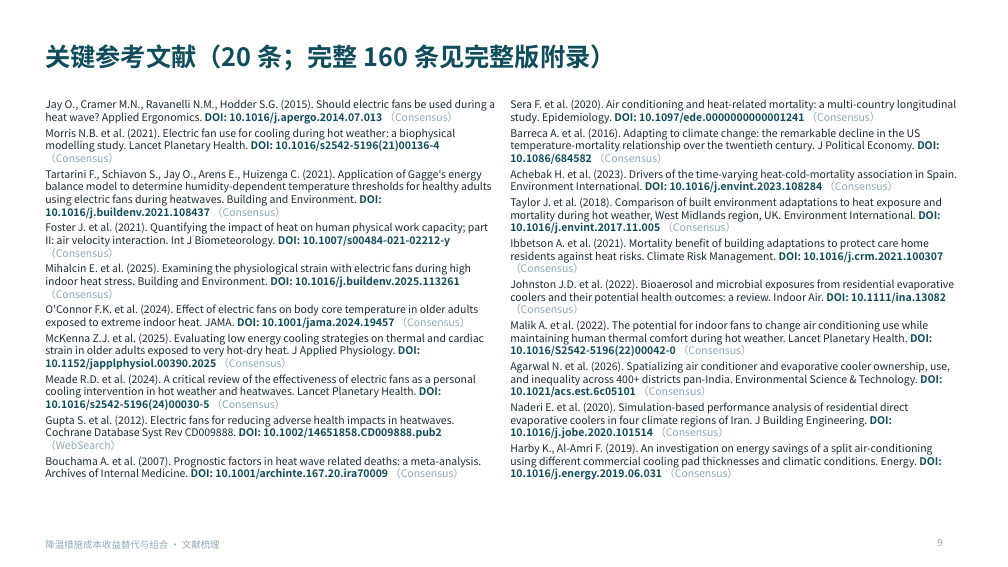
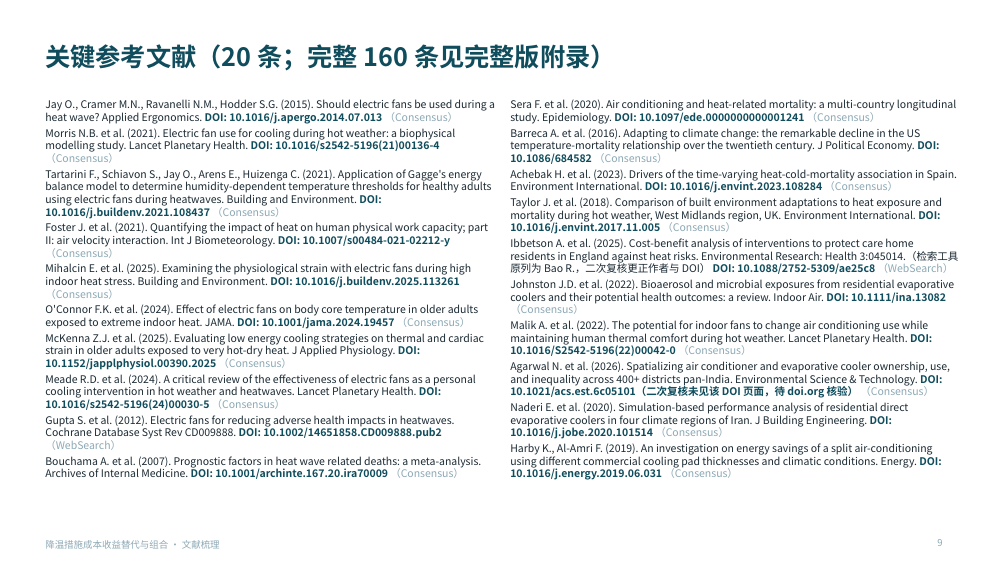
Before and after one commit to BoBoOrangeBIT/climate-paper6, a slide deck: slide 9 of lit_review_cooling/降温措施成本收益替代与组合_精炼结论版.pptx. Drawn at 1008x567 pixels with LibreOffice and Linux fonts; fonts in the diff are those of the drawing. Boxes give left, top, right and bottom in pixels: in the first picture for what was removed or moved away, otherwise in the second. Text is boxed around its words. In the diff, an @@ line names an element or a change of style, - is before the commit and + after.

```diff
--- a/lit_review_cooling/降温措施成本收益替代与组合_精炼结论版.pptx
+++ b/lit_review_cooling/降温措施成本收益替代与组合_精炼结论版.pptx
@@ text at (510, 238, 959, 274): text changed @@
-Ibbetson A. et al. (2021). Mortality benefit of building adaptations to protect care home residents against heat risks. Climate Risk Management. DOI: 10.1016/j.crm.2021.100307 （Consensus）
+Ibbetson A. et al. (2025). Cost-benefit analysis of interventions to protect care home residents in England against heat risks. Environmental Research: Health 3:045014.（检索工具原列为 Bao R.，二次复核更正作者与 DOI） DOI: 10.1088/2752-5309/ae25c8 （WebSearch）
@@ text at (510, 361, 950, 398): text changed @@
-Agarwal N. et al. (2026). Spatializing air conditioner and evaporative cooler ownership, use, and inequality across 400+ districts pan-India. Environmental Science & Technology. DOI: 10.1021/acs.est.6c05101 （Consensus）
+Agarwal N. et al. (2026). Spatializing air conditioner and evaporative cooler ownership, use, and inequality across 400+ districts pan-India. Environmental Science & Technology. DOI: 10.1021/acs.est.6c05101（二次复核未见该 DOI 页面，待 doi.org 核验） （Consensus）
```
Also in this commit, not shown: 7 other slides changed, 11 other files.
